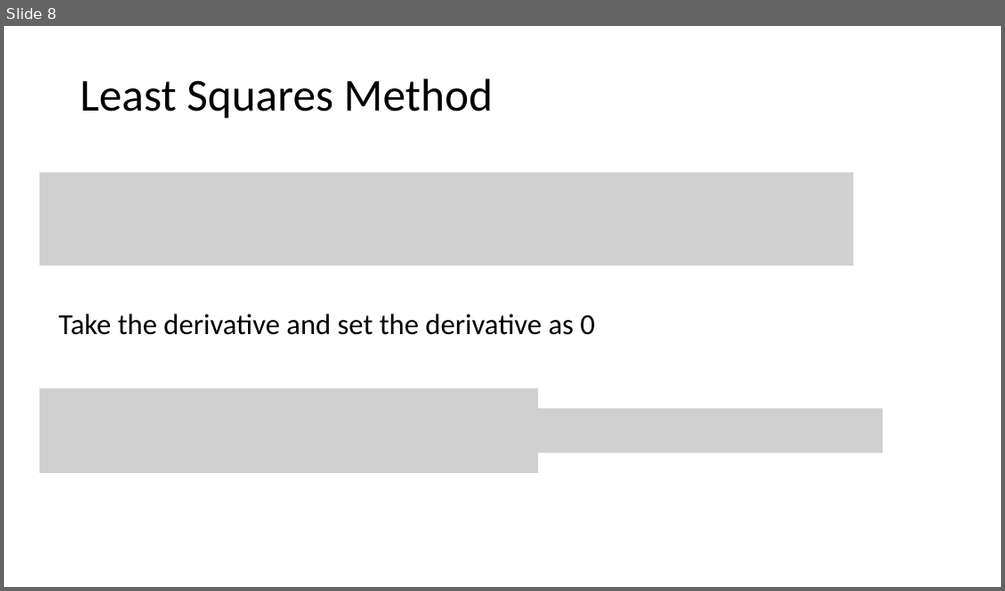
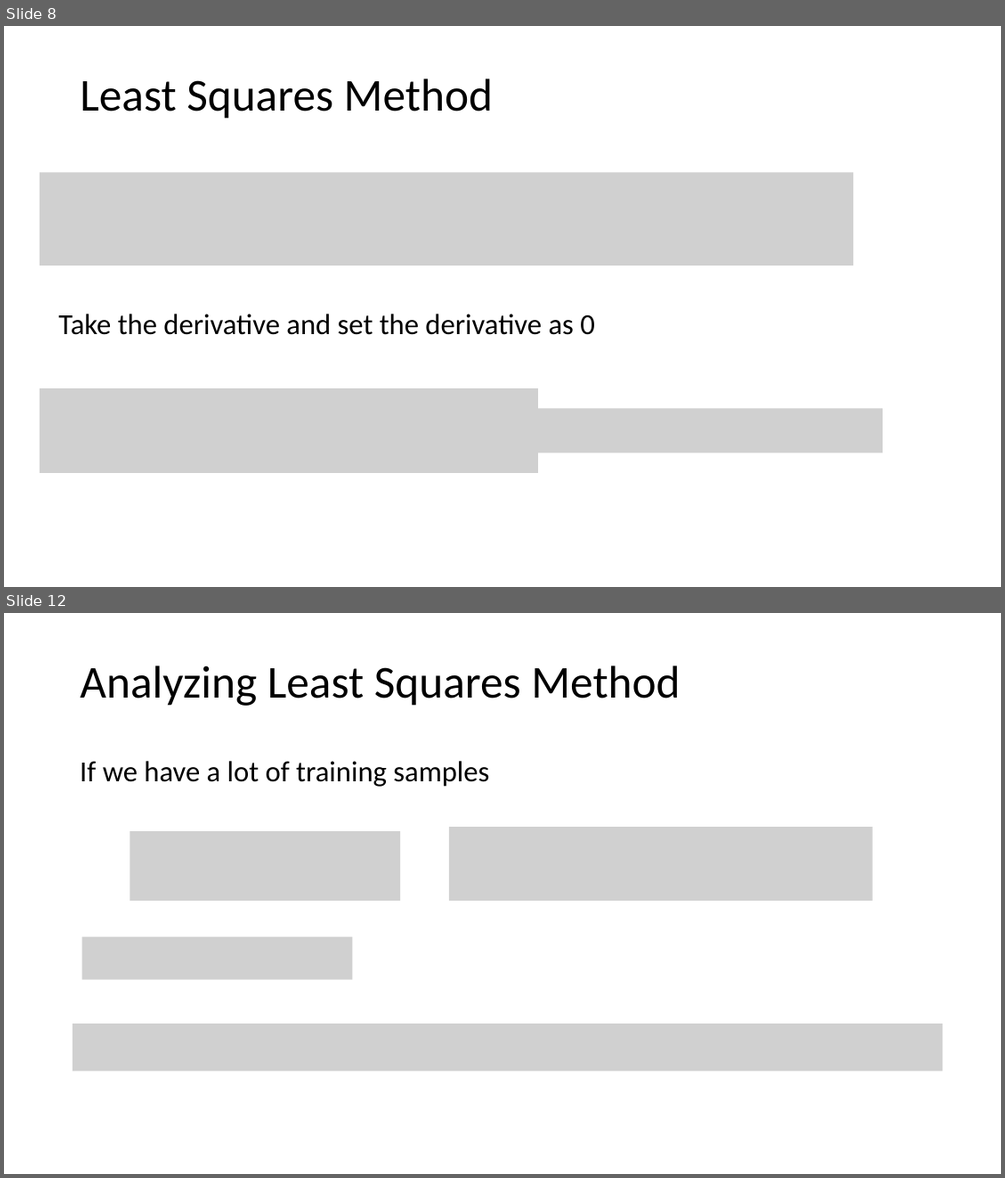
Before and after one commit to tianzheng4/tianzheng4.github.io, a slide deck: _umkc-teaching/slides/Lecture3.pptx. Shown one above the other, each under a label of ours: slide 8 before the commit, slides 8 and 12 after it; the slides between them are not shown. The pictures are 1005x591 and 1005x1178 pixels, drawn with LibreOffice and Linux fonts; fonts in the diff are those of the drawing; grey boxes stand for pictures. Boxes give left, top, right and bottom in pixels: in the first picture for what was removed or moved away, otherwise in the second. Text is boxed around its words. In the diff, an @@ line names an element or a change of style, - is before the commit and + after.

```diff
--- a/_umkc-teaching/slides/Lecture3.pptx
+++ b/_umkc-teaching/slides/Lecture3.pptx
@@ slide 12 added at (4, 613, 1001, 1174), background #FFFFFF @@
@@ title added at (80, 666, 680, 706), 44 pt, text #000000 @@
+Analyzing Least Squares Method
@@ text added at (80, 761, 489, 787), 28 pt, text #000000 @@
+If we have a lot of training samples
@@ picture added at (129, 831, 400, 900) @@
@@ picture added at (449, 827, 873, 900) @@
@@ picture added at (81, 937, 353, 980) @@
@@ picture added at (73, 1023, 943, 1071) @@
```
Also in this commit, not shown: 5 slides changed, 3 other slides added.
